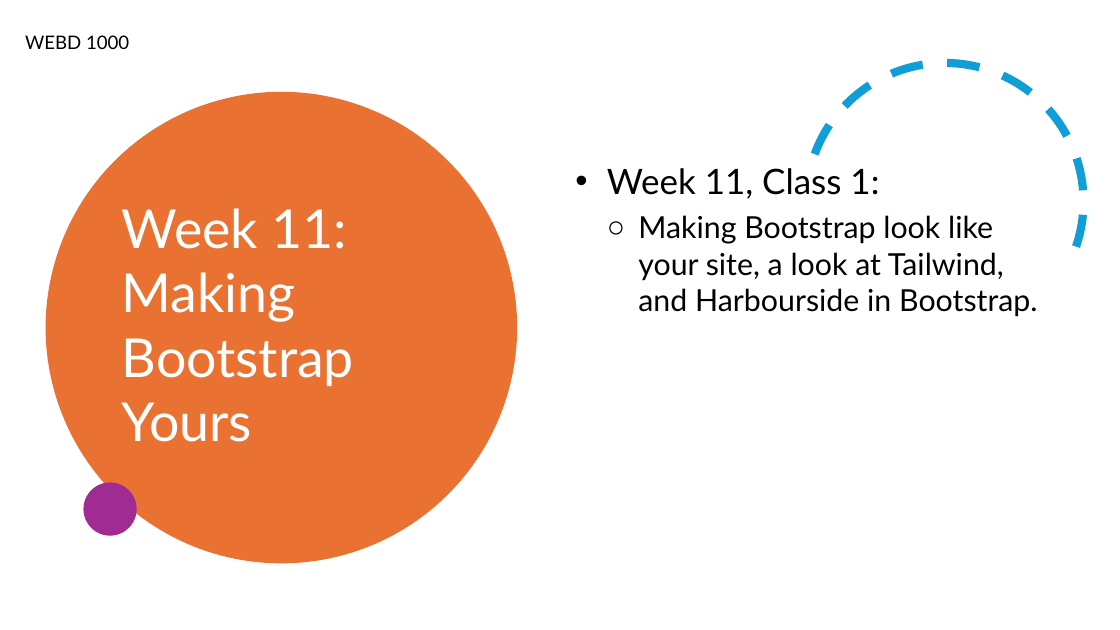
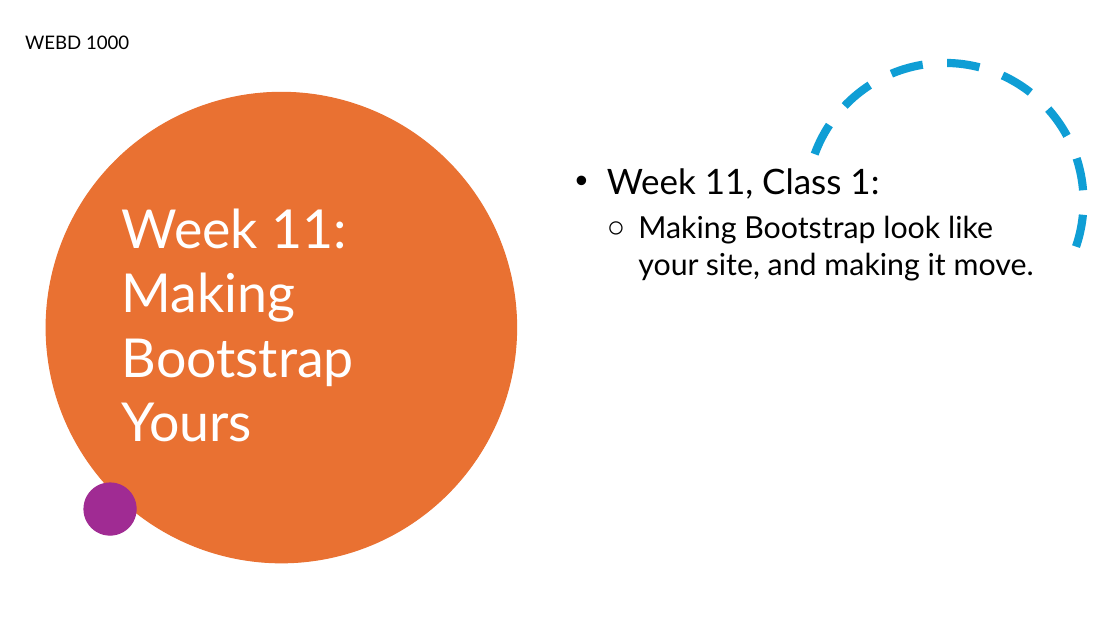
Before and after one commit to x97gfq/WEBD1000_Fall2026, a slide deck: slide 1 of 11_Customizing_Bootstrap_Tailwind/Customizing_Bootstrap_Tailwind.pptx. Drawn at 1120x630 pixels with LibreOffice and Linux fonts; fonts in the diff are those of the drawing. Boxes give left, top, right and bottom in pixels: in the first picture for what was removed or moved away, otherwise in the second. Text is boxed around its words. In the diff, an @@ line names an element or a change of style, - is before the commit and + after.

```diff
--- a/11_Customizing_Bootstrap_Tailwind/Customizing_Bootstrap_Tailwind.pptx
+++ b/11_Customizing_Bootstrap_Tailwind/Customizing_Bootstrap_Tailwind.pptx
@@ text at [638,215,1034,280]: text changed @@
-  ○ Making Bootstrap look like your site, a look at Tailwind, and Harbourside in Bootstrap.
+  ○ Making Bootstrap look like your site, and making it move.
```
Also in this commit, not shown: 13 other slides changed, 38 slides added, 17 other files.
